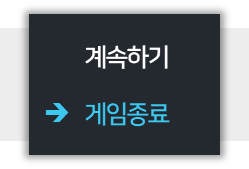
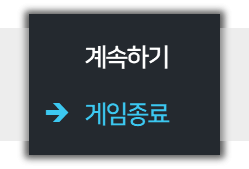
Layers edited between the first and the second 249×169 image:
renamed "붙여 넣은 레이어" to "default-stop", showed it over bbox(19, 5, 231, 165)
